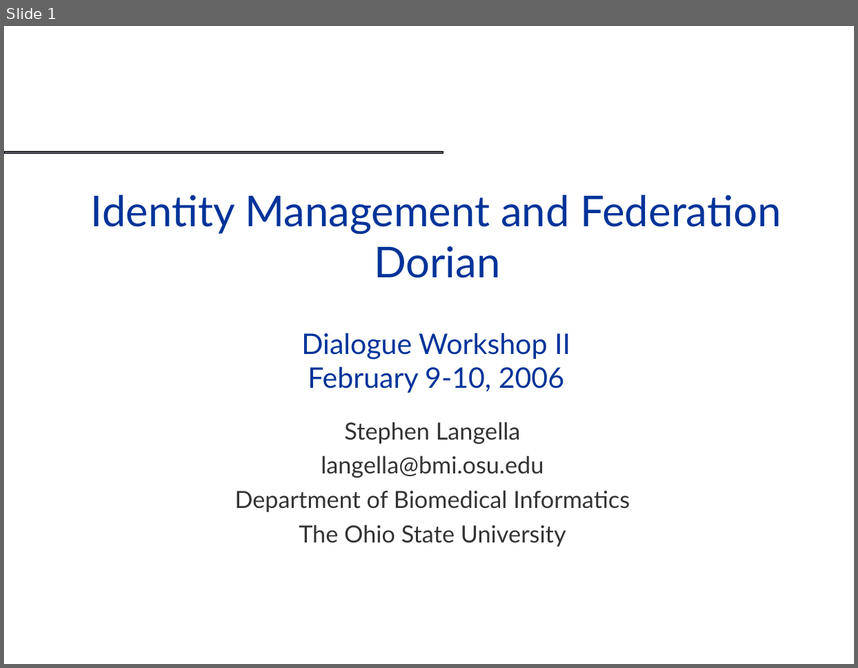
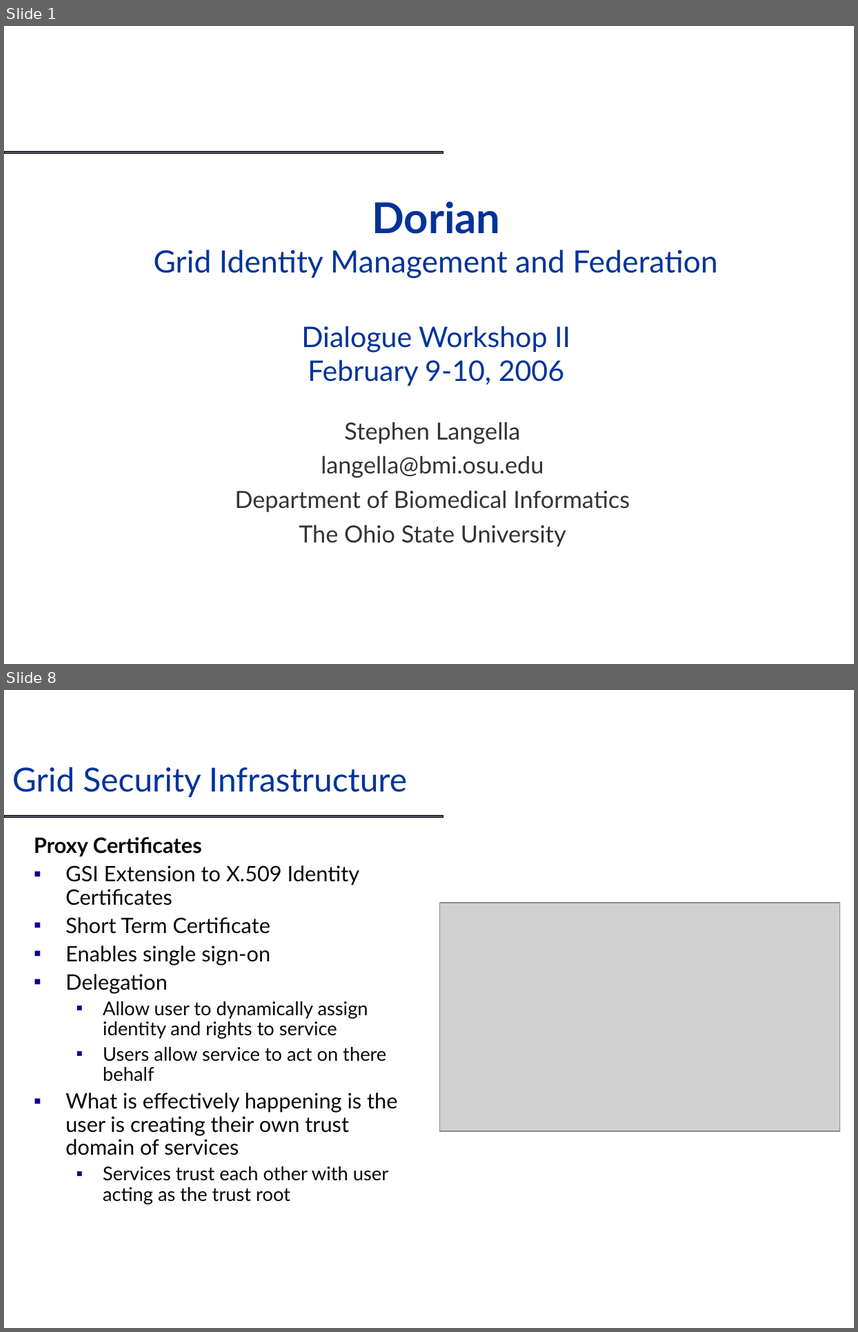
Before and after one commit to NCIP/cagrid-docs, a slide deck: presentations/dorian/Dorian_DIALOGUE2.ppt. Shown one above the other, each under a label of ours: slide 1 before the commit, slides 1 and 8 after it; the slides between them are not shown. The pictures are 858x668 and 858x1332 pixels, drawn with LibreOffice and Linux fonts; fonts in the diff are those of the drawing; grey boxes stand for pictures; background and template pictures are left out. Boxes give left, top, right and bottom in pixels: in the first picture for what was removed or moved away, otherwise in the second. Text is boxed around its words. In the diff, an @@ line names an element or a change of style, - is before the commit and + after.

```diff
--- a/presentations/dorian/Dorian_DIALOGUE2.ppt
+++ b/presentations/dorian/Dorian_DIALOGUE2.ppt
@@ slide 8 added at [4, 690, 854, 1328], background #FFFFFF; not listed: 1 template element that a slide beside it also shows @@
@@ title added at [12, 767, 407, 798], 28 pt, text #003399 @@
+Grid Security Infrastructure
@@ text added at [34, 837, 397, 1204], 18 pt, text #070709 @@
+Proxy Certificates
+▪ GSI Extension to X.509 Identity Certificates
+▪ Short Term Certificate
+▪ Enables single sign-on
+▪ Delegation
+  ▪ Allow user to dynamically assign identity and rights to service
+  ▪ Users allow service to act on there behalf
+▪ What is effectively happening is the user is creating their own trust domain of services
+  ▪ Services trust each other with user acting as the trust root
@@ picture added at [440, 903, 840, 1131] @@
@@ slide 1 changed as well @@
@@ title at [154, 201, 717, 385]: text changed; size 36 to 26 pt @@
-Identity Management and Federation
-Dorian
-Dialogue Workshop II
-February 9-10, 2006
+Dorian
+Grid Identity Management and Federation
+Dialogue Workshop II
+February 9-10, 2006
```
Also in this commit, not shown: 7 other slides added, 1 slide removed, 2 other files.
